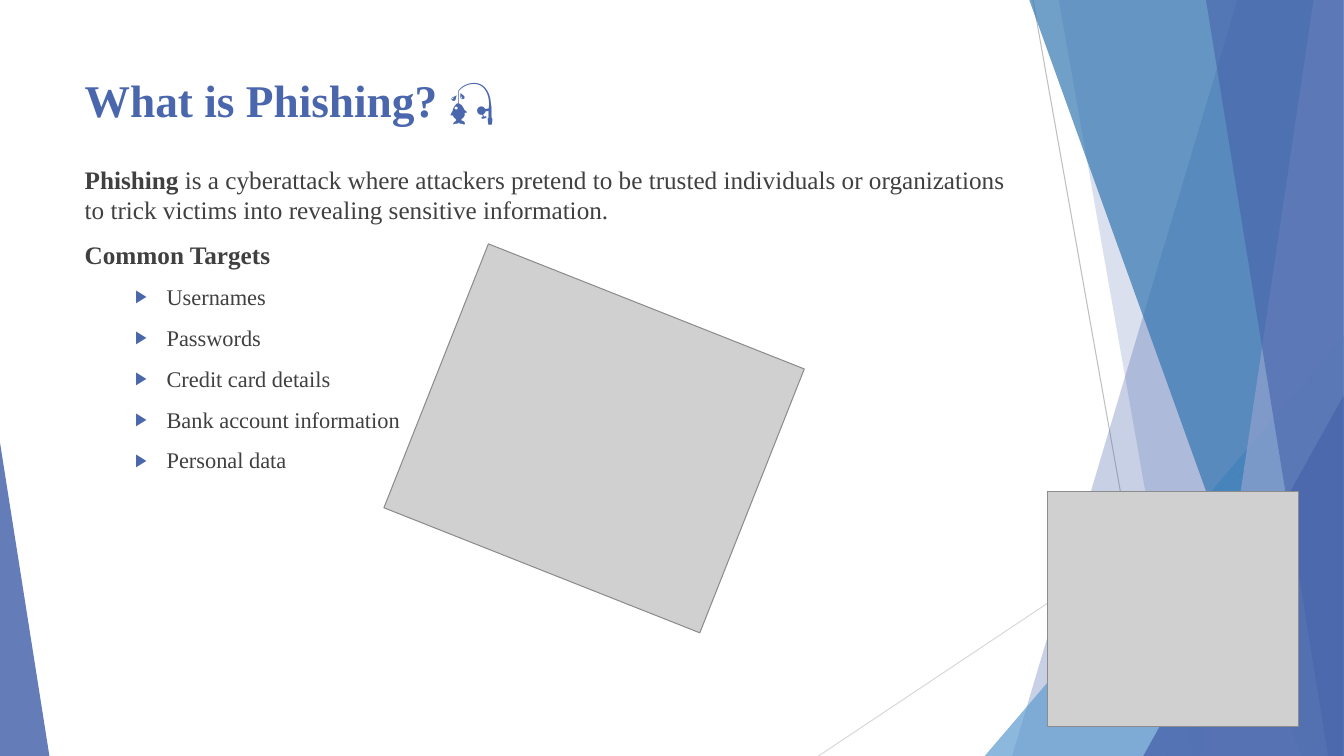
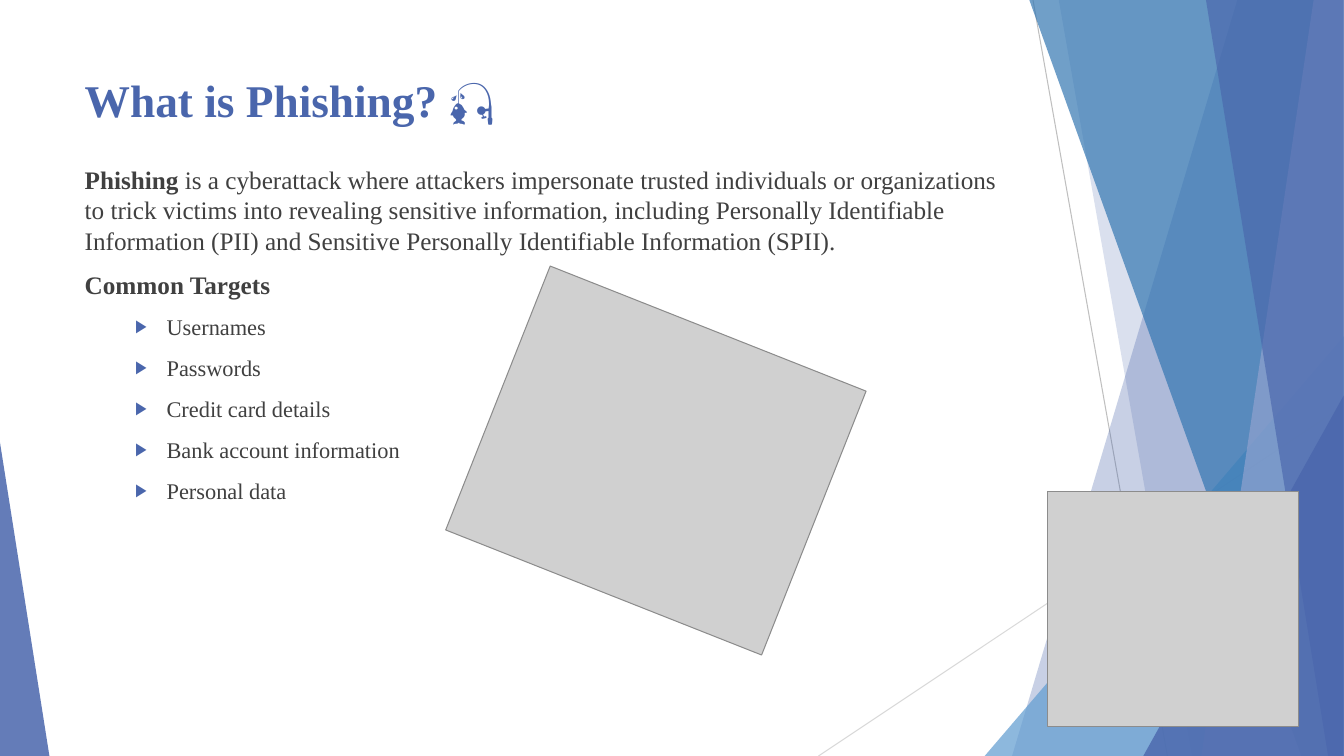
Before and after one commit to Miracle-Godwin-Ogbo/CodeAlpha_Phishing_Awareness_Training, a slide deck: slide 3 of Phishing_Awareness_Training.pptx. Drawn at 1344x756 pixels with LibreOffice and Linux fonts; fonts in the diff are those of the drawing; grey boxes stand for pictures. Boxes give left, top, right and bottom in pixels: in the first picture for what was removed or moved away, otherwise in the second. Text is boxed around its words. In the diff, an @@ line names an element or a change of style, - is before the commit and + after.

```diff
--- a/Phishing_Awareness_Training.pptx
+++ b/Phishing_Awareness_Training.pptx
@@ text at bbox=[85, 171, 996, 256]: text changed @@
-Phishing is a cyberattack where attackers pretend to be trusted individuals or organizations to trick victims into revealing sensitive information.
+Phishing is a cyberattack where attackers impersonate trusted individuals or organizations to trick victims into revealing sensitive information, including Personally Identifiable Information (PII) and Sensitive Personally Identifiable Information (SPII).
@@ picture: place and size @@
-picture at bbox=[384, 244, 805, 633]
+picture at bbox=[446, 266, 866, 655]
```
Also in this commit, not shown: 2 other slides changed.
